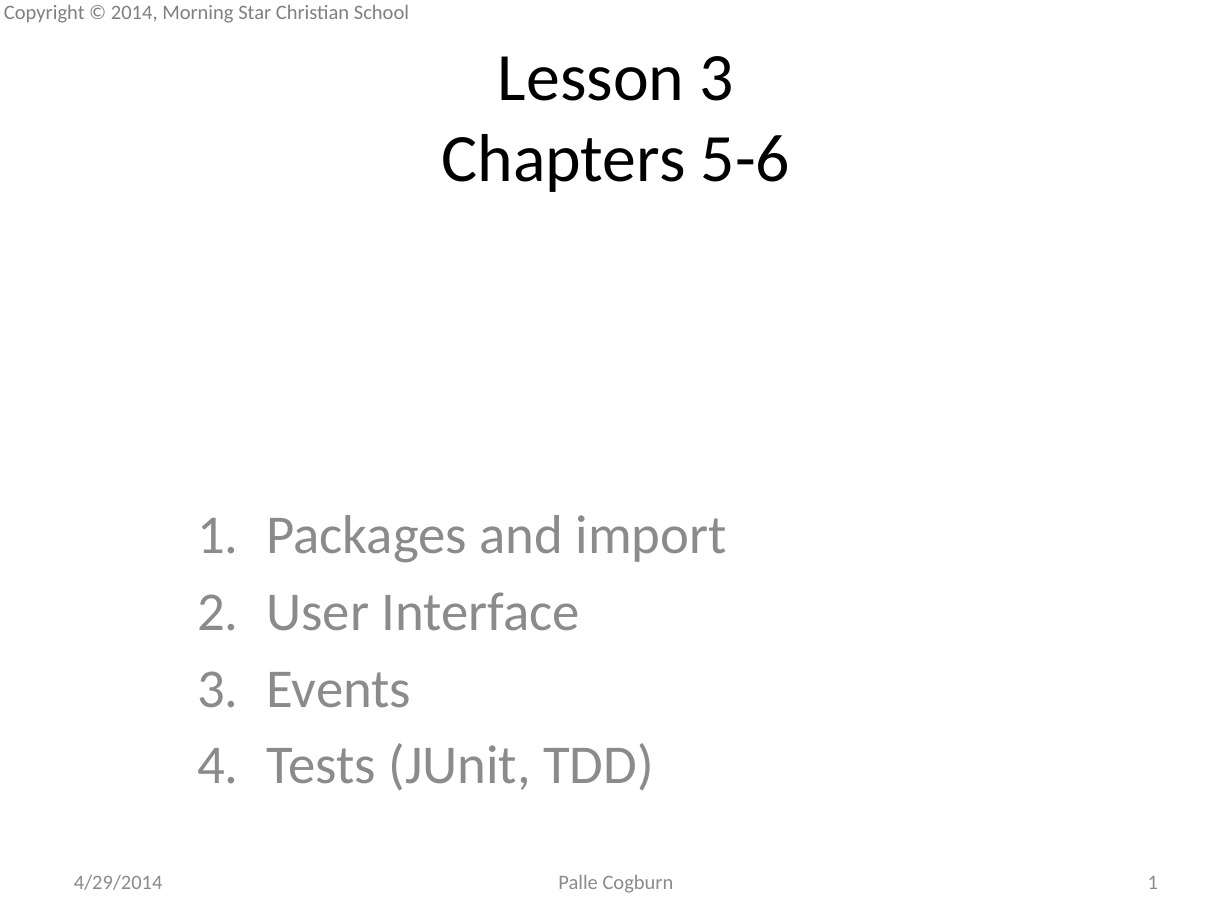
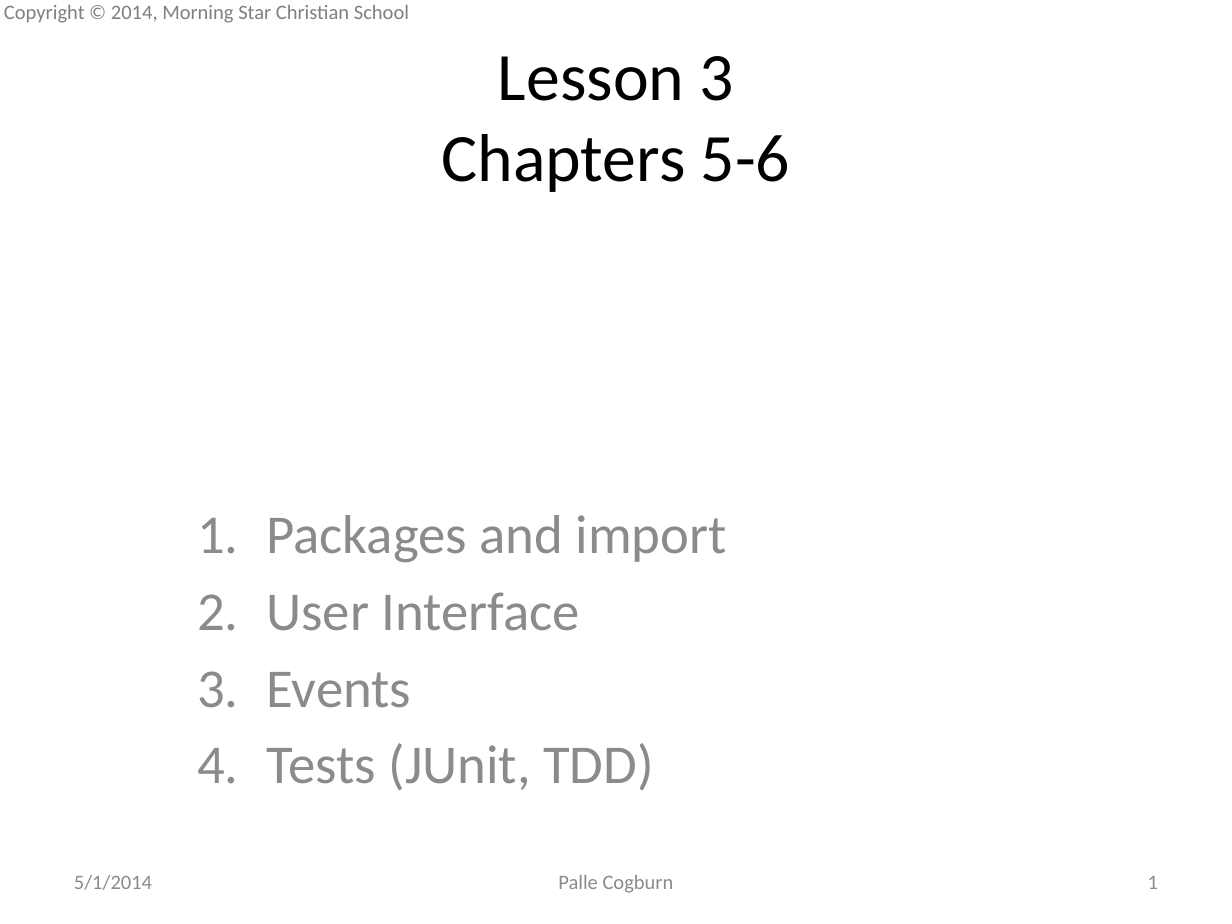
Before and after one commit to mscsbend/presentations, a slide deck: slide 1 of Lesson 3.pptx. Drawn at 1232x924 pixels with LibreOffice and Linux fonts; fonts in the diff are those of the drawing; background and template pictures are left out. Boxes give left, top, right and bottom in pixels: in the first picture for what was removed or moved away, otherwise in the second. Text is boxed around its words. In the diff, an @@ line names an element or a change of style, - is before the commit and + after.

```diff
--- a/Lesson 3.pptx
+++ b/Lesson 3.pptx
@@ text at [74, 875, 152, 890]: text changed @@
-4/29/2014
+5/1/2014
```
Also in this commit, not shown: 1 slide added.
